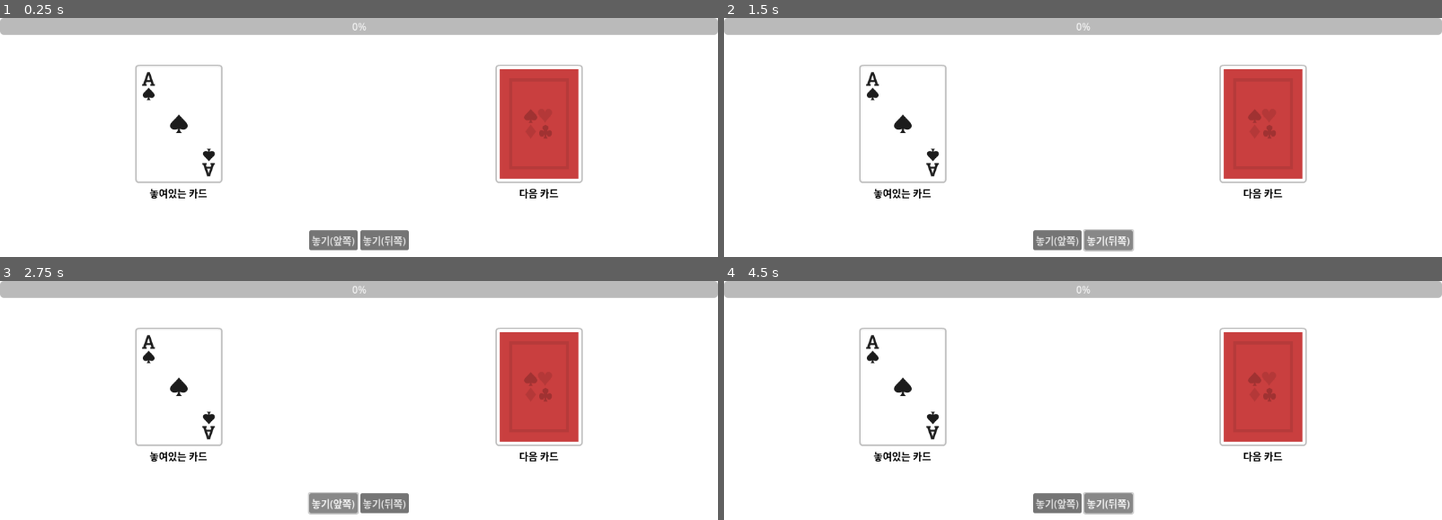
Above: before the commit, frames 1-4 (two rows, left to right).
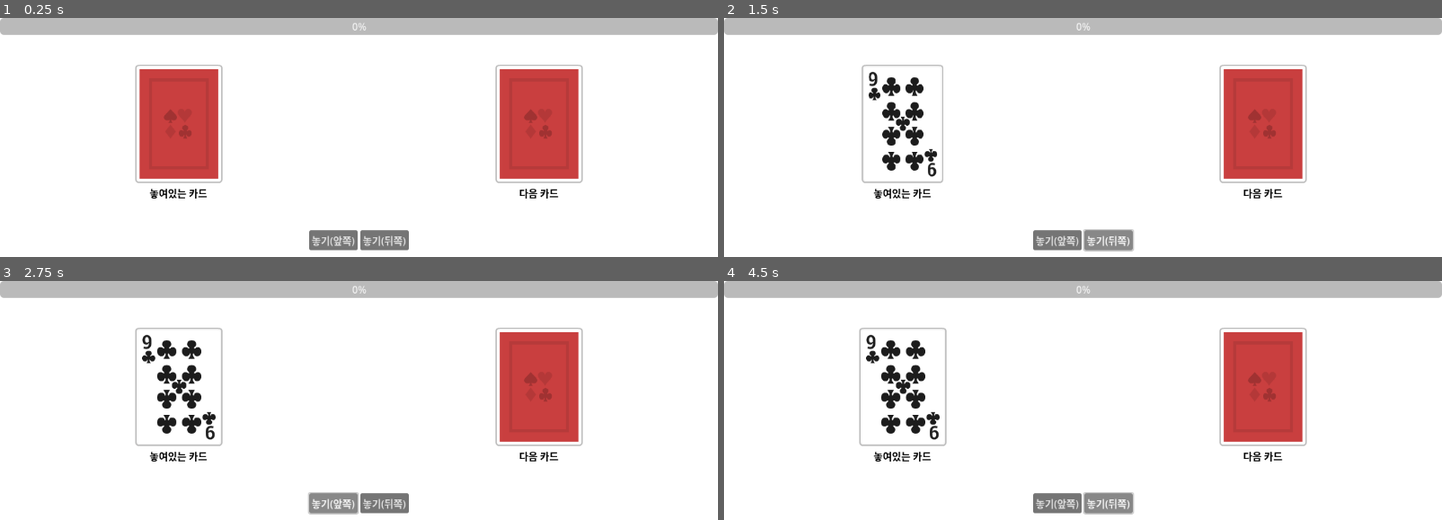
Above: after the commit, the same moments.

Repository: scy0416/deque_card_game
Game: Godot game, scene res://Scenes/play_scene.tscn
Same seed, same stepped clock (60 frames per second), same inputs: the game is played once before the commit and once after it. This scene is started directly instead of the project's main scene.
Inputs:
- Up to frame 1 (0.25 s): no input
- Up to frame 2 (1.5 s): click "놓기(앞쪽)" at 0.5 s; click "놓기(뒤쪽)" at 1.25 s
- Up to frame 3 (2.75 s): click "놓기(앞쪽)" at 2 s
- Up to frame 4 (4.5 s): click "놓기(뒤쪽)" at 2.75 s; click "놓기(앞쪽)" at 3.5 s; click "놓기(뒤쪽)" at 4.25 s

The runs differ from the first frame. In frame 1, 5.1% of the frame differs, in the area x 19-31%, y 21-68%; in frame 2, 1.8%; in frame 3, 1.4%; in frame 4, 1.4%.

Commit message:
카드 정보를 가지는 클래스 생성, 카드 뭉텅이를 만들고 셔플하고, 놓인 카드를 만들고, 뒤집는 애니메이션까지 실행

Diff:
--- a/Scenes/flip_card.tscn
+++ b/Scenes/flip_card.tscn
@@ -99,6 +99,7 @@
 [node name="Card" parent="." instance=ExtResource("1_qpqpd")]
 z_index = -1
 layout_mode = 0
+flip_h = true
 
 [node name="AnimationPlayer" type="AnimationPlayer" parent="."]
 libraries = {
--- a/Scenes/play_scene.tscn
+++ b/Scenes/play_scene.tscn
@@ -1,9 +1,10 @@
 [gd_scene load_steps=3 format=3 uid="uid://dyd4aiki7qqya"]
 
-[ext_resource type="PackedScene" uid="uid://do22l6w1ilhvp" path="res://Scenes/card.tscn" id="1_cvvjo"]
+[ext_resource type="Script" path="res://Scripts/play_scene.gd" id="1_vfv0p"]
 [ext_resource type="PackedScene" uid="uid://b07p1n4jab4fo" path="res://Scenes/flip_card.tscn" id="2_jdeg8"]
 
 [node name="PlayScene" type="Node"]
+script = ExtResource("1_vfv0p")
 
 [node name="UI" type="Control" parent="."]
 layout_mode = 3
@@ -28,17 +29,17 @@
 layout_mode = 2
 size_flags_vertical = 3
 
-[node name="ReleaseCard" type="CenterContainer" parent="UI/VBC/Other"]
+[node name="ReleaseCardContainer" type="CenterContainer" parent="UI/VBC/Other"]
 layout_mode = 2
 size_flags_horizontal = 3
 
-[node name="VBC" type="VBoxContainer" parent="UI/VBC/Other/ReleaseCard"]
+[node name="VBC" type="VBoxContainer" parent="UI/VBC/Other/ReleaseCardContainer"]
 layout_mode = 2
 
-[node name="Card" parent="UI/VBC/Other/ReleaseCard/VBC" instance=ExtResource("1_cvvjo")]
+[node name="ReleasedCard" parent="UI/VBC/Other/ReleaseCardContainer/VBC" instance=ExtResource("2_jdeg8")]
 layout_mode = 2
 
-[node name="Label" type="Label" parent="UI/VBC/Other/ReleaseCard/VBC"]
+[node name="Label" type="Label" parent="UI/VBC/Other/ReleaseCardContainer/VBC"]
 layout_mode = 2
 theme_override_colors/font_color = Color(0, 0, 0, 1)
 text = "놓여있는 카드"
--- /dev/null
+++ b/Scripts/card_info.gd
@@ -0,0 +1,5 @@
+extends Object
+class_name CardInfo
+
+var pattern:String
+var num:String
--- /dev/null
+++ b/Scripts/play_scene.gd
@@ -0,0 +1,40 @@
+extends Node
+
+var CardPattern = ["Spade", "Diamond", "Heart", "Clover"]
+var CardNum = ["A", "2", "3", "4", "5", "6", "7", "8", "9", "10", "J", "Q", "K"]
+
+var card:Array
+
+func _ready():
+	for pattern in CardPattern:
+		for num in CardNum:
+			var tmp = CardInfo.new()
+			tmp.pattern = pattern
+			tmp.num = num
+			card.append(tmp)
+
+	shuffle_card()
+	#for c in card:
+	#	print(c.pattern, c.num)
+
+	var released_card = card.pop_front()
+	$UI/VBC/Other/ReleaseCardContainer/VBC/ReleasedCard/Card.card_pattern = released_card.pattern
+	$UI/VBC/Other/ReleaseCardContainer/VBC/ReleasedCard/Card.card_num = released_card.num
+	#$UI/VBC/Other/ReleaseCardContainer/VBC/ReleasedCard.flip_card()
+	await get_tree().create_timer(1).timeout
+	$UI/VBC/Other/ReleaseCardContainer/VBC/ReleasedCard.flip_card()
+
+
+# Called every frame. 'delta' is the elapsed time since the previous frame.
+func _process(_delta):
+	pass
+
+
+func shuffle_card():
+	var n = card.size()
+	while n > 1:
+		n -= 1
+		var k = randi() % (n + 1)
+		var temp = card[k]
+		card[k] = card[n]
+		card[n] = temp
